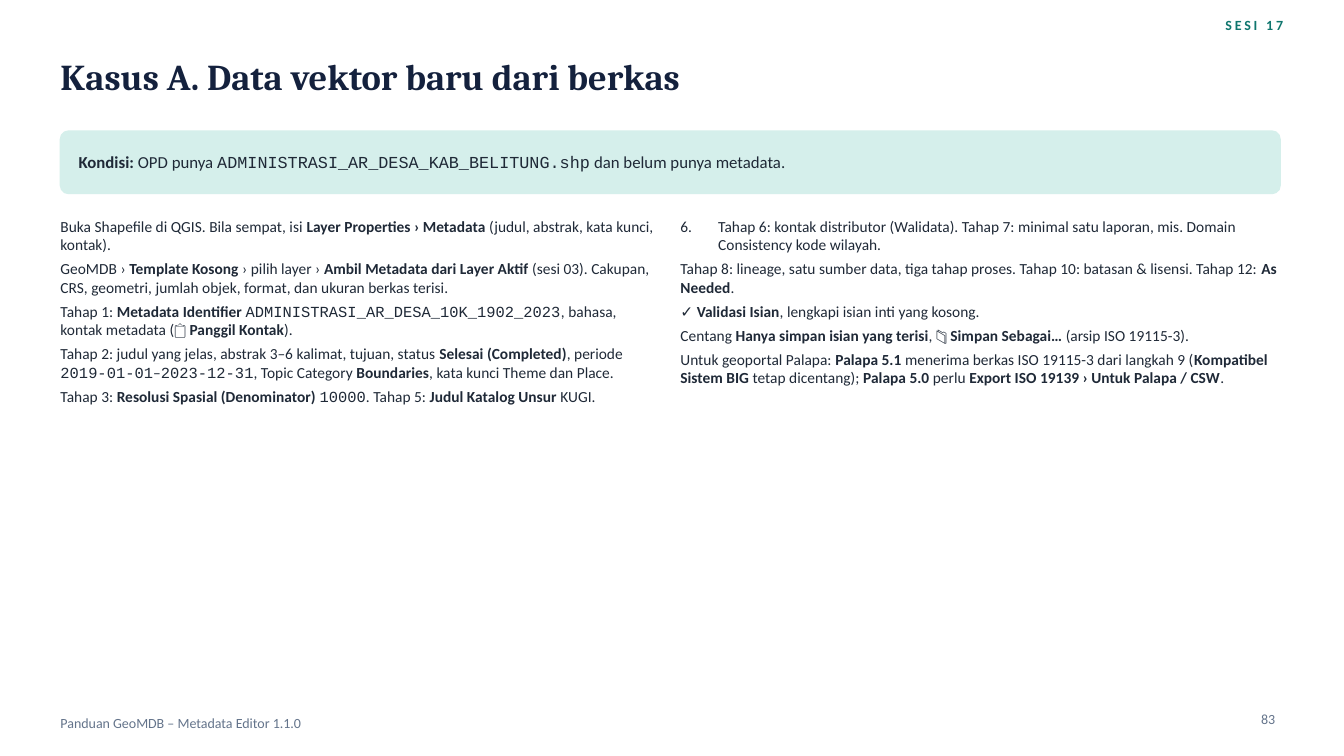
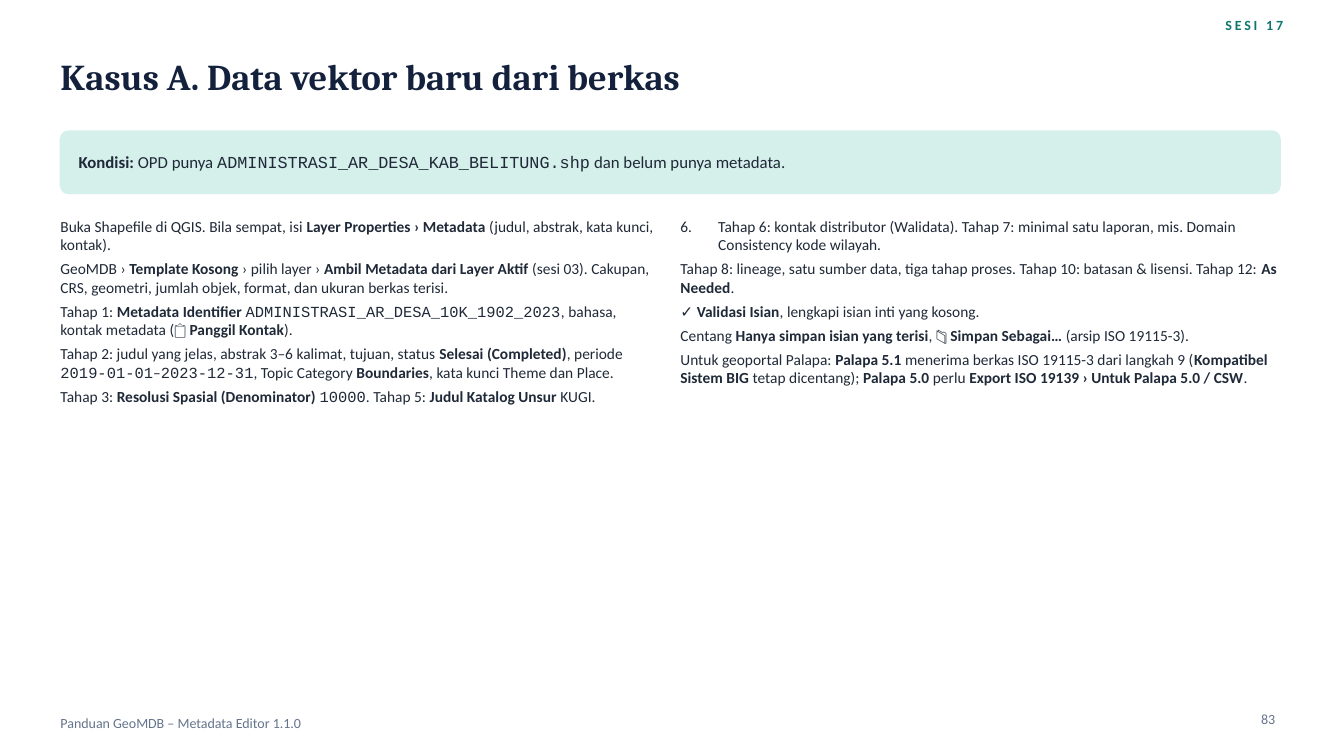
Before and after one commit to wendraalqassam/iso19115_metadata_editor, a slide deck: slide 83 of docs/Panduan-GeoMDB-Metadata-Editor.pptx. Drawn at 1344x756 pixels with LibreOffice and Linux fonts; fonts in the diff are those of the drawing. Boxes give left, top, right and bottom in pixels: in the first picture for what was removed or moved away, otherwise in the second. Text is boxed around its words. In the diff, an @@ line names an element or a change of style, - is before the commit and + after.

Commit message:
Prepare 1.1.0 for plugins.qgis.org: Palapa 5.0 label, clean scans, release ZIP contents
- Export menu: "Untuk Palapa 5.0 / CSW"; tooltip and success message say Palapa 5.1 takes only
  ISO 19115-3 from Save with "Kompatibel Sistem BIG". Deck and changelog follow.
- metadata.txt: drop supportsQt6 (removed from QGIS core; QGIS 4 support comes from
  qgisMaximumVersion=4.99).
- Release ZIP (git archive): docs/, tests/, .gitattributes and .gitignore are export-ignored;
  .flake8 is shipped (read by the plugins.qgis.org scanner; long lines are this project's style).
- flake8: unused imports, blank lines and continuation indents fixed.

Release package scan: Bandit 0, detect-secrets 0 (both blocking on plugins.qgis.org), flake8 0;
loads in QGIS 3.40.9 (8/8 smoke checks).

```diff
--- a/docs/Panduan-GeoMDB-Metadata-Editor.pptx
+++ b/docs/Panduan-GeoMDB-Metadata-Editor.pptx
@@ text at (680,354,1268,386): text changed @@
-10. Untuk geoportal Palapa: Palapa 5.1 menerima berkas ISO 19115-3 dari langkah 9 (Kompatibel Sistem BIG tetap dicentang); Palapa 5.0 perlu Export ISO 19139 › Untuk Palapa / CSW.
+10. Untuk geoportal Palapa: Palapa 5.1 menerima berkas ISO 19115-3 dari langkah 9 (Kompatibel Sistem BIG tetap dicentang); Palapa 5.0 perlu Export ISO 19139 › Untuk Palapa 5.0 / CSW.
```
Also in this commit, not shown: 5 other slides changed, 10 other files.
